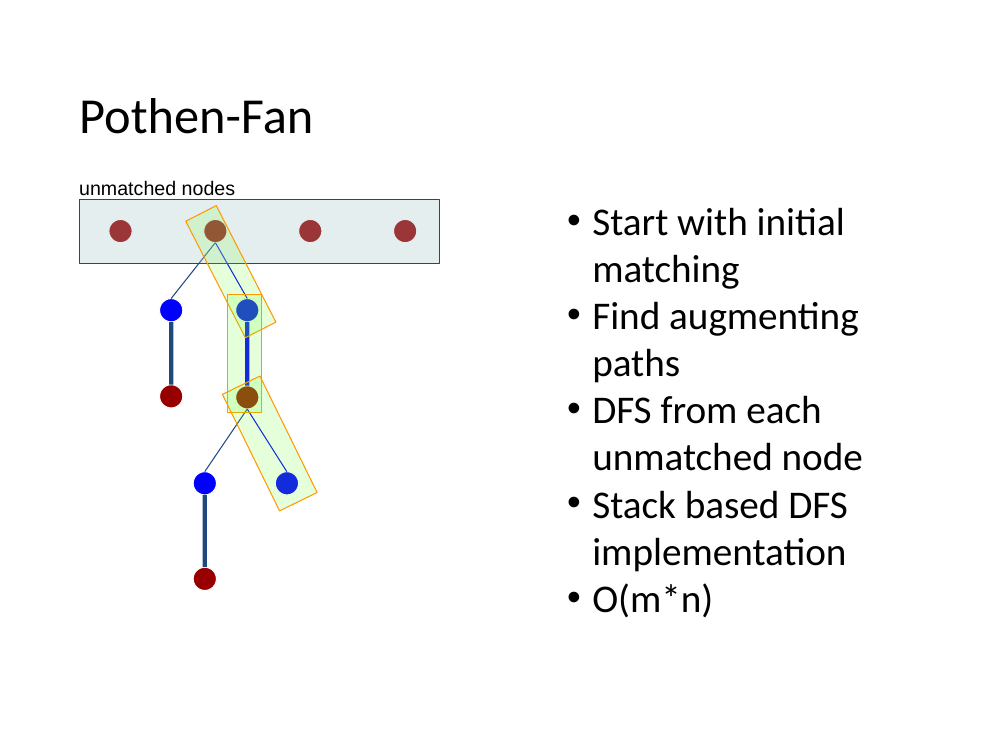
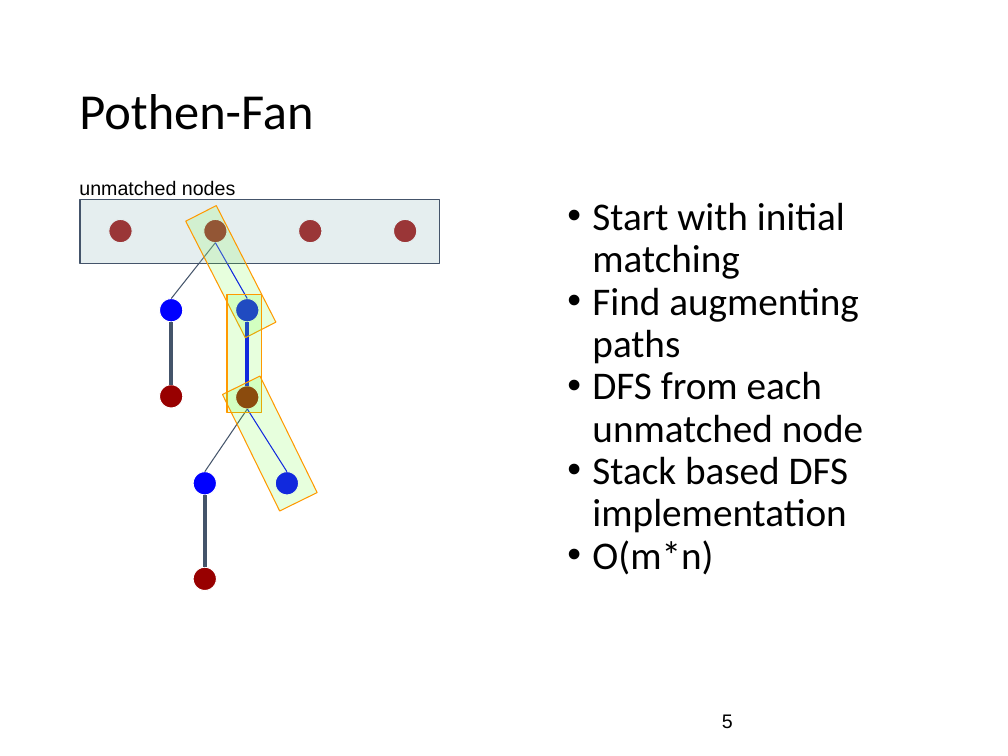
Before and after one commit to suem/dphpc-project, a slide deck: slide 5 of Final Presentation.pptx. Drawn at 1008x756 pixels with LibreOffice and Linux fonts; fonts in the diff are those of the drawing. Boxes give left, top, right and bottom in pixels: in the first picture for what was removed or moved away, otherwise in the second. Text is boxed around its words. In the diff, an @@ line names an element or a change of style, - is before the commit and + after.

```diff
--- a/Final Presentation.pptx
+++ b/Final Presentation.pptx
@@ title "Pothen-Fan" at <box>79,94,313,130</box>: line spacing 1 to 0.9 @@
@@ rectangle at <box>80,200,439,263</box>: outline #1F497D 0.74 pt to #44546A 0.75 pt @@
@@ text "Start with initial matching" at <box>592,202,863,575</box>: line spacing 1 to 0.9 @@
@@ freeform shape removed at <box>171,243,216,298</box> @@
@@ freeform shape removed at <box>216,243,248,298</box> @@
@@ freeform shape removed at <box>171,322,171,384</box> @@
@@ fill #6FFF2F at 17% opacity to #6FFF2F at 16% opacity; outline #FF9900 0.74 pt to #FF9900 0.75 pt in 3 elements at <box>186,206,276,338</box>, <box>227,294,261,412</box>, <box>222,377,317,512</box> @@
@@ freeform shape removed at <box>205,409,247,472</box> @@
@@ freeform shape removed at <box>247,409,286,472</box> @@
@@ freeform shape removed at <box>205,495,205,568</box> @@
@@ group added at <box>171,243,287,568</box>: 6 lines @@
@@ outline #FFFFFF 0.74 pt to #FFFFFF 0.75 pt in 4 elements at <box>159,298,182,322</box>, <box>159,385,182,408</box>, <box>194,472,217,495</box>, <box>194,568,217,591</box> @@
@@ page number added at <box>722,714,733,729</box>, 14 pt, text #000000 @@
+5
```
Also in this commit, not shown: 14 other slides changed.
